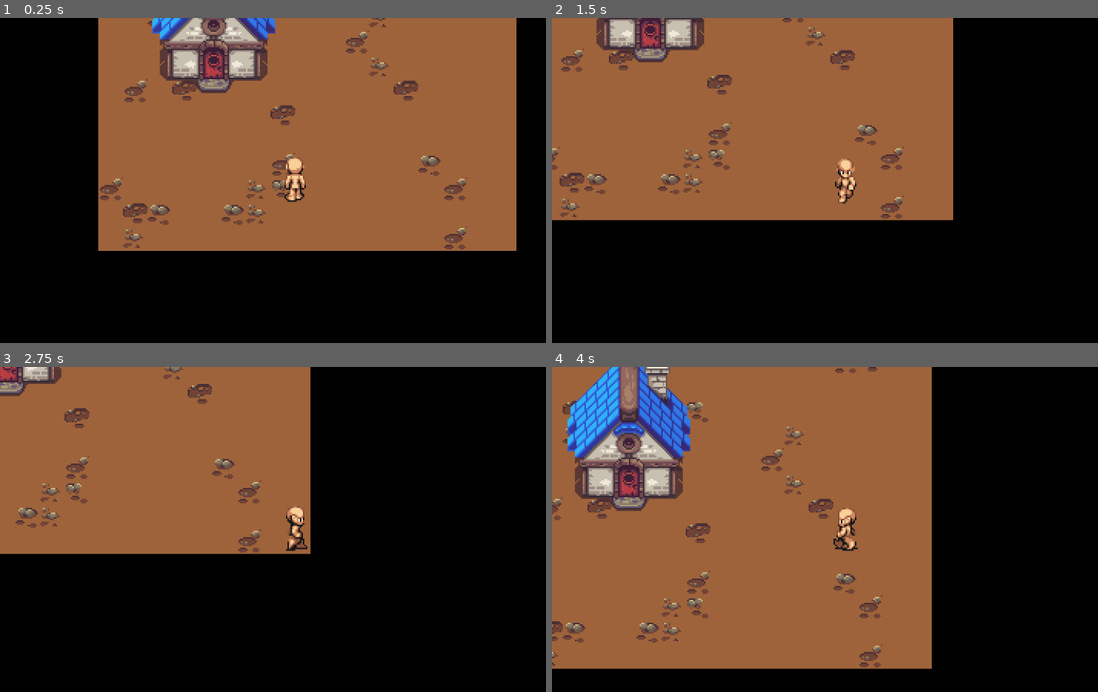
Above: before the commit, frames 1-4 (two rows, left to right).
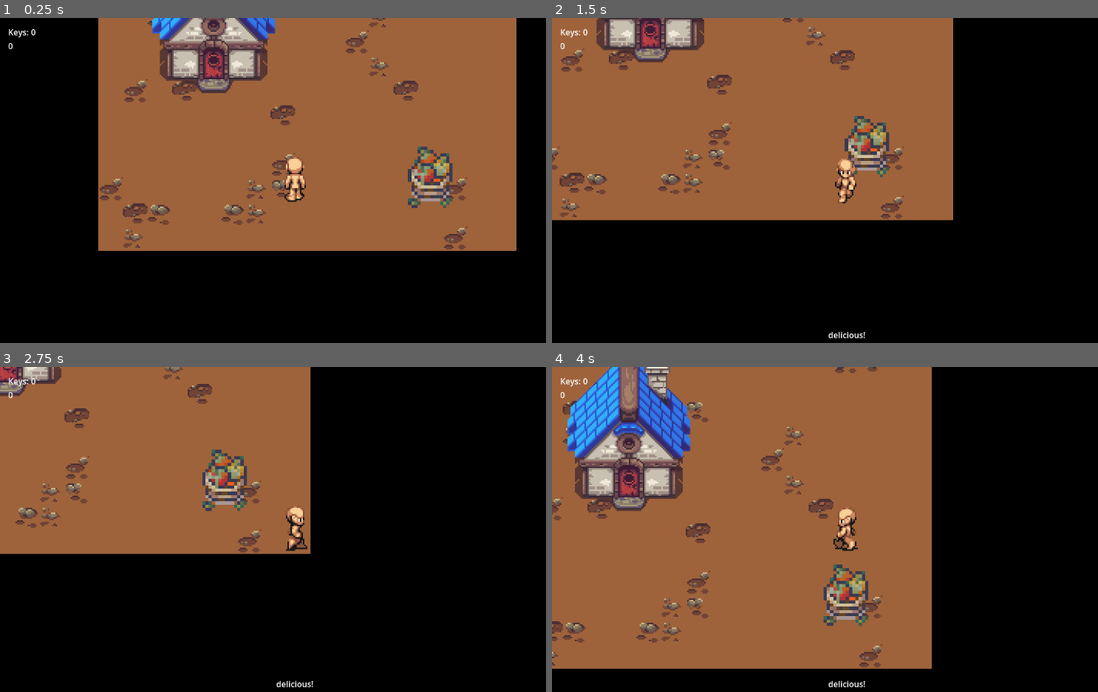
Above: after the commit, the same moments.

Repository: SphinxKingStone/Next-Genium-Test-Task
Game: Godot game, scene res://scenes/Game.tscn
Same seed, same stepped clock (60 frames per second), same inputs: the game is played once before the commit and once after it.
Inputs:
- Up to frame 1 (0.25 s): no input
- Up to frame 2 (1.5 s): tap Enter at 0.5 s; hold D (right) 0.53-1.28 s; tap E (interact, bound only after the commit) at 0.6, 1.35 s; hold S (down) from 1.28 s (still down)
- Up to frame 3 (2.75 s): release S (down) at 2.03 s; hold D (right) from 2.03 s (still down); tap E (interact, bound only after the commit) at 2.1 s
- Up to frame 4 (4 s): release D (right) at 2.78 s; hold W (up) 2.78-3.53 s; tap E (interact, bound only after the commit) at 2.85, 3.6 s; hold A (left) from 3.53 s (still down)

The runs differ from the first frame. In frame 1, 1.2% of the frame differs, in the area x 1-83%, y 3-59%; in frame 2, 1.2%; in frame 3, 1.3%; in frame 4, 1.3%, in the area x 1-59%, y 0-99%.

Commit message:
add interactable and UI

Diff:
--- a/project.godot
+++ b/project.godot
@@ -13,6 +13,10 @@
 config/name="jRPG Test Task"
 run/main_scene="res://scenes/Game.tscn"
 config/features=PackedStringArray("4.2", "Forward Plus")
+
+[autoload]
+
+UI="*res://scenes/ui/ui.tscn"
 
 [input]
 
@@ -36,6 +40,11 @@
 "events": [Object(InputEventKey,"resource_local_to_scene":false,"resource_name":"","device":-1,"window_id":0,"alt_pressed":false,"shift_pressed":false,"ctrl_pressed":false,"meta_pressed":false,"pressed":false,"keycode":0,"physical_keycode":83,"key_label":0,"unicode":115,"echo":false,"script":null)
 ]
 }
+interact={
+"deadzone": 0.5,
+"events": [Object(InputEventKey,"resource_local_to_scene":false,"resource_name":"","device":-1,"window_id":0,"alt_pressed":false,"shift_pressed":false,"ctrl_pressed":false,"meta_pressed":false,"pressed":false,"keycode":0,"physical_keycode":69,"key_label":0,"unicode":101,"echo":false,"script":null)
+]
+}
 
 [rendering]
 
--- a/scenes/Game.tscn
+++ b/scenes/Game.tscn
@@ -1,12 +1,14 @@
-[gd_scene load_steps=4 format=3 uid="uid://dqvyc70ofc5yx"]
+[gd_scene load_steps=5 format=3 uid="uid://dqvyc70ofc5yx"]
 
 [ext_resource type="PackedScene" uid="uid://1mfjtc0vacra" path="res://scenes/locations/street.tscn" id="1_6le6q"]
+[ext_resource type="Script" path="res://scripts/Game.gd" id="1_67iv2"]
 [ext_resource type="PackedScene" uid="uid://bs5bn1j73bavs" path="res://scenes/entities/player.tscn" id="2_uuk8q"]
 
 [sub_resource type="WorldBoundaryShape2D" id="WorldBoundaryShape2D_w8n1d"]
 distance = -115.0
 
 [node name="Game" type="Node2D"]
+script = ExtResource("1_67iv2")
 
 [node name="WorldBorder" type="StaticBody2D" parent="."]
 
@@ -31,4 +33,4 @@
 
 [node name="Street" parent="." instance=ExtResource("1_6le6q")]
 
-[node name="player" parent="." instance=ExtResource("2_uuk8q")]
+[node name="Player" parent="." instance=ExtResource("2_uuk8q")]
--- /dev/null
+++ b/scenes/entities/interactable.tscn
@@ -0,0 +1,33 @@
+[gd_scene load_steps=4 format=3 uid="uid://cer5qm7ee1xbn"]
+
+[ext_resource type="Script" path="res://scripts/entities/interactable.gd" id="1_s8n77"]
+[ext_resource type="Texture2D" uid="uid://btcth5j7qdj2r" path="res://assets/images/interactables/rotten_basket.png" id="2_q8v3o"]
+
+[sub_resource type="CircleShape2D" id="CircleShape2D_jxb5j"]
+radius = 23.0217
+
+[node name="Interactable" type="Node2D"]
+script = ExtResource("1_s8n77")
+
+[node name="Texture" type="TextureRect" parent="."]
+anchors_preset = 7
+anchor_left = 0.5
+anchor_top = 1.0
+anchor_right = 0.5
+anchor_bottom = 1.0
+offset_left = -20.0
+offset_top = -40.0
+offset_right = 20.0
+grow_horizontal = 2
+grow_vertical = 0
+texture = ExtResource("2_q8v3o")
+stretch_mode = 5
+
+[node name="Area2D" type="Area2D" parent="."]
+
+[node name="CollisionShape2D" type="CollisionShape2D" parent="Area2D"]
+position = Vector2(0, -20)
+shape = SubResource("CircleShape2D_jxb5j")
+
+[connection signal="area_entered" from="Area2D" to="." method="_on_area_2d_area_entered"]
+[connection signal="area_exited" from="Area2D" to="." method="_on_area_2d_area_exited"]
--- a/scenes/entities/player.tscn
+++ b/scenes/entities/player.tscn
@@ -245,7 +245,10 @@
 [sub_resource type="CircleShape2D" id="CircleShape2D_ve6v7"]
 radius = 6.08276
 
-[node name="player" type="CharacterBody2D"]
+[sub_resource type="CircleShape2D" id="CircleShape2D_lcpsl"]
+radius = 35.0143
+
+[node name="Player" type="CharacterBody2D"]
 y_sort_enabled = true
 position = Vector2(0, 100)
 script = ExtResource("1_01rj5")
@@ -260,3 +263,10 @@
 
 [node name="Camera" type="Camera2D" parent="."]
 zoom = Vector2(3, 3)
+
+[node name="InteractionHitbox" type="Area2D" parent="."]
+collision_layer = 3
+collision_mask = 3
+
+[node name="CollisionShape2D" type="CollisionShape2D" parent="InteractionHitbox"]
+shape = SubResource("CircleShape2D_lcpsl")
--- a/scenes/locations/street.tscn
+++ b/scenes/locations/street.tscn
@@ -7,6 +7,7 @@
 [ext_resource type="Texture2D" uid="uid://4sanj3375nae" path="res://assets/tilesets/background/GROUND DETAIL 5 - DAY.png" id="5_7njsf"]
 [ext_resource type="Texture2D" uid="uid://kpip0bm0pg2i" path="res://assets/tilesets/background/GROUND TILE - DAY.png" id="6_bj3pn"]
 [ext_resource type="Texture2D" uid="uid://dujw24x6grkx8" path="res://assets/tilesets/background/HOUSE 1 - DAY.png" id="7_f006g"]
+[ext_resource type="PackedScene" uid="uid://cer5qm7ee1xbn" path="res://scenes/entities/interactable.tscn" id="9_2u23t"]
 [ext_resource type="PackedScene" uid="uid://4b8nwnbada77" path="res://scenes/entities/house.tscn" id="9_gii4x"]
 
 [sub_resource type="TileSetAtlasSource" id="TileSetAtlasSource_aqvux"]
@@ -236,3 +237,11 @@
 
 [node name="House" parent="." instance=ExtResource("9_gii4x")]
 position = Vector2(-53, 41)
+
+[node name="Interactable" parent="." instance=ExtResource("9_2u23t")]
+position = Vector2(95, -52)
+unique_text = "eww..."
+
+[node name="Interactable2" parent="." instance=ExtResource("9_2u23t")]
+position = Vector2(88, 116)
+unique_text = "delicious!"
--- /dev/null
+++ b/scenes/ui/ui.tscn
@@ -0,0 +1,55 @@
+[gd_scene load_steps=2 format=3 uid="uid://b8hthv8gs3mi4"]
+
+[ext_resource type="Script" path="res://scripts/ui/ui.gd" id="1_64k5k"]
+
+[node name="UI" type="CanvasLayer"]
+script = ExtResource("1_64k5k")
+
+[node name="Control" type="Control" parent="."]
+layout_mode = 3
+anchors_preset = 15
+anchor_right = 1.0
+anchor_bottom = 1.0
+grow_horizontal = 2
+grow_vertical = 2
+
+[node name="MarginContainer" type="MarginContainer" parent="Control"]
+layout_mode = 1
+anchors_preset = 15
+anchor_right = 1.0
+anchor_bottom = 1.0
+grow_horizontal = 2
+grow_vertical = 2
+theme_override_constants/margin_left = 16
+theme_override_constants/margin_top = 16
+theme_override_constants/margin_right = 16
+theme_override_constants/margin_bottom = 16
+
+[node name="VBoxContainer" type="VBoxContainer" parent="Control/MarginContainer"]
+layout_mode = 2
+size_flags_vertical = 0
+
+[node name="HPLabel" type="Label" parent="Control/MarginContainer/VBoxContainer"]
+unique_name_in_owner = true
+layout_mode = 2
+text = "Keys: 0"
+
+[node name="KeysLabel" type="Label" parent="Control/MarginContainer/VBoxContainer"]
+unique_name_in_owner = true
+layout_mode = 2
+text = "Keys: 0"
+
+[node name="HBoxContainer" type="HBoxContainer" parent="Control/MarginContainer"]
+layout_mode = 2
+size_flags_vertical = 8
+alignment = 1
+
+[node name="TextLabel" type="Label" parent="Control/MarginContainer/HBoxContainer"]
+unique_name_in_owner = true
+visible = false
+layout_mode = 2
+text = "Some text here"
+
+[node name="TextTimer" type="Timer" parent="."]
+wait_time = 2.0
+one_shot = true
--- /dev/null
+++ b/scripts/Game.gd
@@ -0,0 +1,8 @@
+extends Node2D
+
+
+func _ready() -> void:
+	pass
+
+func _process(delta) -> void:
+	pass
--- /dev/null
+++ b/scripts/entities/interactable.gd
@@ -0,0 +1,16 @@
+extends Node2D
+
+@export var unique_text: String
+
+var has_player_near: bool = false
+
+func _process(delta) -> void:
+	if Input.is_action_just_pressed("interact") and has_player_near:
+		print_debug("interact")
+		UI.new_interactive_text(unique_text)
+
+func _on_area_2d_area_entered(area: Area2D) -> void:
+	has_player_near = true
+
+func _on_area_2d_area_exited(area: Area2D) -> void:
+	has_player_near = false
--- a/scripts/entities/player.gd
+++ b/scripts/entities/player.gd
@@ -1,9 +1,14 @@
 extends CharacterBody2D
 
-var speed = 100
 
+var speed: int = 100
 var movement_state: String = "idle"
 var facing: String = "up"
+var max_health: int = 10
+var health: int = 10
+var keys: int = 0
+
+@onready var keys_label
 
 func _physics_process(delta) -> void:
 	var direction = Input.get_vector("left", "right", "up", "down")
@@ -16,7 +21,6 @@
 
 	velocity = direction * speed
 	move_and_slide()
-
 
 func update_movement_animation(direction: Vector2) -> void:
 	var state: String
--- /dev/null
+++ b/scripts/ui/ui.gd
@@ -0,0 +1,21 @@
+extends CanvasLayer
+
+@onready var hp_label = %HPLabel as Label
+@onready var keys_label = %KeysLabel as Label
+@onready var text_label = %TextLabel as Label
+@onready var text_timer = $TextTimer as Timer
+
+func  _ready() -> void:
+	update_keys_label("0")
+	text_timer.timeout.connect(self._text_timer_timeout)
+
+func update_keys_label(text: String) -> void:
+	keys_label.text = text
+
+func new_interactive_text(text: String) -> void:
+	text_label.visible = true
+	text_label.text = text
+	text_timer.start(2)
+
+func _text_timer_timeout():
+	text_label.visible = false
Binary file added: assets/images/interactables/rotten_basket.png
Not shown, added: assets/images/interactables/rotten_basket.png.import
Not shown: 1 places in scenes/entities/player.tscn that only renumber resources
Not shown: 1 places in scenes/locations/street.tscn that only renumber resources
